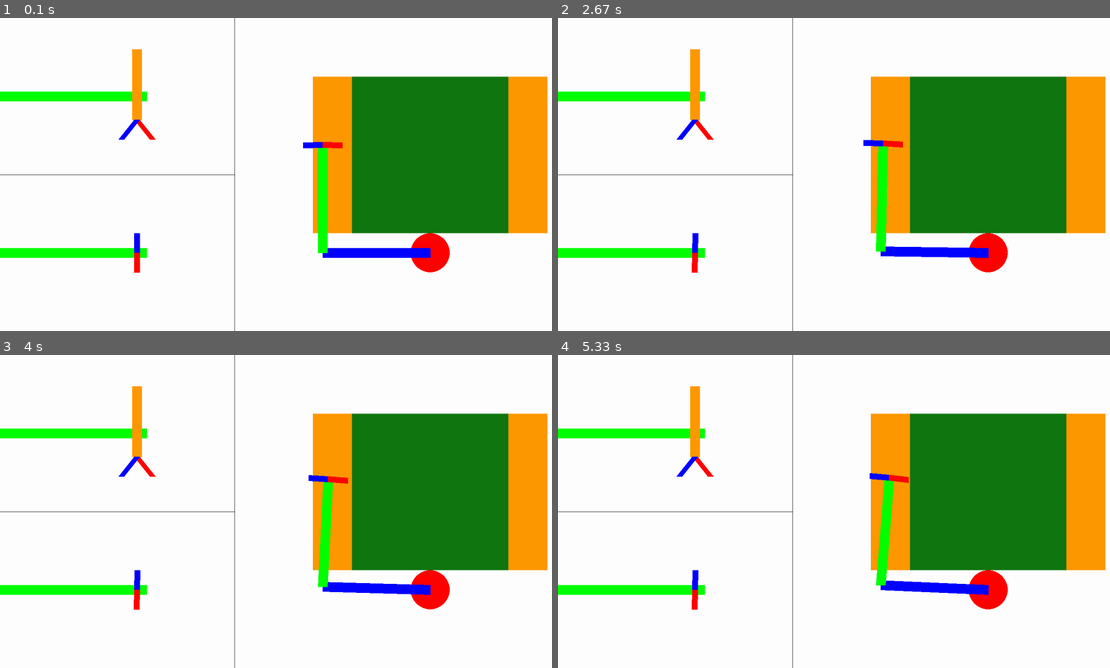
Above: before the commit, frames 1-4 (two rows, left to right).
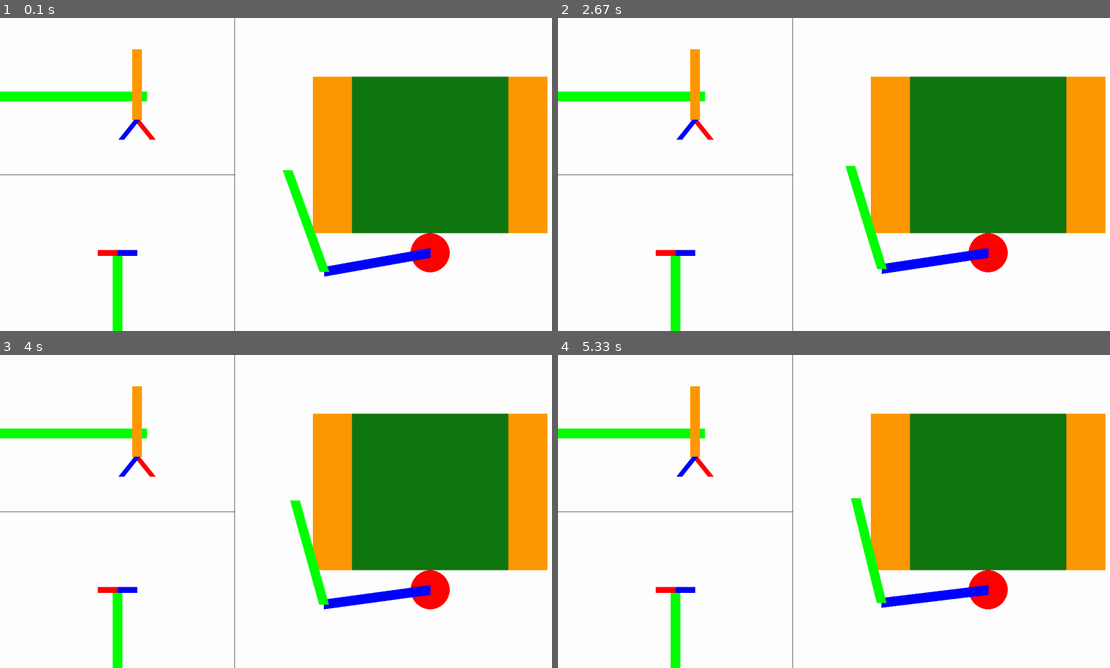
Above: after the commit, the same moments.

Repository: XCoret/R2-MINO
Game: pygame game, started from code/pygameSimulationMovement.py
The game is run twice, just before and just after one commit, with the same random seed, the same clock (stepped at 60 frames per second) and the same inputs.
Inputs:
- Up to frame 1 (0.1 s): no input
- Up to frame 2 (2.67 s): hold Left 0.33-0.87 s; hold Down 0.9-1.2 s; hold Left 1.23-1.63 s; hold Up 1.67-2.03 s; hold Right from 2.07 s (still down)
- Up to frame 3 (4 s): release Right at 2.7 s; hold Down 2.73-3.1 s
- Up to frame 4 (5.33 s): no input

The runs differ from the first frame. In frame 1, 3.7% of the frame differs, in the area x 0-78%, y 39-100%; in frame 2, 3.7%; in frame 3, 3.6%; in frame 4, 3.6%.

Commit message:
Millora d'usabilitat de la simulació del moviment

Diff:
--- a/code/moviment.py
+++ b/code/moviment.py
@@ -12,8 +12,8 @@
     ARM_2 = 27.5
     OPEN_DEGREES = 0
     CLOSE_DEGREES = 45
-    IDLE_X = 180
-    IDLE_Y = 90
+    IDLE_X = 190
+    IDLE_Y = 100
     LIFT_VALUE= 360
     IDLE_TOOL = 180
 
@@ -56,25 +56,15 @@
         else:
             return self.CLOSE_DEGREES
 
-    def operateToolRotate(self, direction, angulo1, angulo2, angulo3):
-        baseX = self.ARM_1 * math.cos(math.radians(angulo1))
-        baseY = self.ARM_1 * math.sin(math.radians(angulo2+180))
-
-        toolX = self.ARM_2 * math.cos(math.radians(angulo1 + angulo2 + 180))  + baseX
-        toolY = self.ARM_2 * math.sin(math.radians(angulo1 + angulo2 + 360)) + baseY
-
-        x = round(toolX) - round(baseX)
-        y = round(toolY) - round(baseY)
-        degree =  math.degrees(math.atan2(y, x))
-
+    def operateToolRotate(self, direction):
         if (direction == "N"):
-            return (90 - angulo1 - angulo2 +180 +180) %360
+            return 270
         elif (direction == "S"):
-            return 270 - angulo1 - angulo2
+            return 90
         elif (direction == "E"):
-            return 0 - angulo1 - angulo2
+            return 0
         elif (direction == "W"):
-            return 180 - angulo1 - angulo2
+            return 180
 
     def operateToolLift(self, isLift):
         if(isLift):
@@ -90,9 +80,9 @@
 
     def signalPlayer(self, player):
         if (player == "h"):
-            return (25, 25)
+            return self.calculate_movement(25, 25)
         elif (player == "r"):
-            return (-25, 25)
+            return self.calculate_movement(-25, 25)
 
 ''' test that will be on calcul module '''
 #c = C()
--- a/code/pygameSimulationMovement.py
+++ b/code/pygameSimulationMovement.py
@@ -65,10 +65,10 @@
 ## INIT ##
 
 pygame.init()
-mov = C()
+m = C()
 pWindow= pygame.display.set_mode((widthW,heightW), pygame.RESIZABLE)
 pygame.display.set_caption("R2-MINO")
-degreeA, degreeB = mov.idlePosition()
+degreeA, degreeB = m.idlePosition()
 next_degreeA = degreeA
 next_degreeB = degreeB
 next_toolCompensation = toolCompensation
@@ -88,9 +88,6 @@
 
 ## CALCULATE FUNCTIONS ##
 
-def resetDegrees():
-    return mov.idlePosition()
-
 def calculateFirstArm():
     x = lenghtA * math.cos(math.radians(degreeA)) + baseX
     y = lenghtA * math.sin(math.radians(degreeA+180)) + baseY
@@ -139,7 +136,7 @@
     pygame.draw.line(pWindow, green, (0,round(heightRow/2)), (375,round(heightRow/2)), widthB)
 
 def printSecondCell():
-    pygame.draw.line(pWindow, green, (0,heightRow+round(heightRow/2)), (375,heightRow+round(heightRow/2)), widthB)
+    pygame.draw.line(pWindow, green, (widthColumn/2,heightW), (widthColumn/2,heightRow+round(heightRow/2)), widthB)
 
 def printLiftTool(actualHeight):
     pygame.draw.line(pWindow, orange, (350,actualHeight+20), (350,actualHeight+lengthC), widthB)
@@ -149,104 +146,180 @@
     pygame.draw.line(pWindow, blue, (350,actualHeight+lengthC), (350-actualOpening,actualHeight+lengthC+50), 15)
 
 def printToolCell2(degree):
-    centerX = 350
+    centerX = widthColumn/2
     centerY = round(heightRow+(heightRow/2))
     lenghtTool = 50
-    blueX = lenghtTool * math.cos(math.radians(degree+90)) + 350
-    blueY = lenghtTool * math.sin(math.radians(degree+90)) + lengthC + heightRow
-    redX = lenghtTool * math.cos(math.radians(degree-90)) + 350
-    redY =  lenghtTool * math.sin(math.radians(degree-90)) + lengthC + heightRow
+    blueX = lenghtTool * math.cos(math.radians(degree+180)) + centerX
+    blueY = lenghtTool * math.sin(math.radians(degree+180)) + lengthC + heightRow
+    redX = lenghtTool * math.cos(math.radians(degree)) + centerX
+    redY =  lenghtTool * math.sin(math.radians(degree)) + lengthC + heightRow
     pygame.draw.line(pWindow, blue, (round(blueX),round(blueY)), (centerX,centerY), 15)
     pygame.draw.line(pWindow, red, (round(redX),round(redY)), (centerX,centerY), 15)
 
-def printToolPrincipal(degree):
-    centerX, centerY = calculateSecondArm()
-
-    lenghtTool = 50
-    blueX = lenghtTool * math.cos(math.radians(calculateToolAngleForPrint()+90)) + centerX
-    blueY = lenghtTool * math.sin(math.radians(calculateToolAngleForPrint()+90)) + centerY
-    redX = lenghtTool * math.cos(math.radians(calculateToolAngleForPrint()-90)) + centerX
-    redY =  lenghtTool * math.sin(math.radians(calculateToolAngleForPrint()-90)) + centerY
-    pygame.draw.line(pWindow, blue, (round(blueX),round(blueY)), (centerX,centerY), 15)
-    pygame.draw.line(pWindow, red, (round(redX),round(redY)), (centerX,centerY), 15)
-
+##def printToolPrincipal(degree):
+##    centerX, centerY = calculateSecondArm()
+##
+##    lenghtTool = 50
+##    blueX = lenghtTool * math.cos(math.radians(calculateToolAngleForPrint()+90)) + centerX
+##    blueY = lenghtTool * math.sin(math.radians(calculateToolAngleForPrint()+90)) + centerY
+##    redX = lenghtTool * math.cos(math.radians(calculateToolAngleForPrint()-90)) + centerX
+##    redY =  lenghtTool * math.sin(math.radians(calculateToolAngleForPrint()-90)) + centerY
+##    pygame.draw.line(pWindow, blue, (round(blueX),round(blueY)), (centerX,centerY), 15)
+##    pygame.draw.line(pWindow, red, (round(redX),round(redY)), (centerX,centerY), 15)
+
+def printRutine():
+    global AposX, AposY, BposX, BposY
+    printGrid()
+    drawTable()
+    pygame.draw.circle(pWindow, red, (baseX,baseY), baseRadius)
+
+    (AposX,AposY) = calculateFirstArm()
+    pygame.draw.line(pWindow, blue, (baseX,baseY), (round(AposX),round(AposY)), widthA)
+
+    (BposX,BposY) = calculateSecondArm()
+    pygame.draw.line(pWindow, green, (round(AposX),round(AposY)), (round(BposX),round(BposY)), widthB)
+
+    #printToolPrincipal(calculateIdleDegreeTool())
+
+    printFirstCell()
+    printLiftTool(actualHeight)
+    printTool(actualHeight, actualOpening)
+
+    printSecondCell()
+    printToolCell2(degreeTool)
+    calculateSecondArmAngle()
 
 
 
 ## MOVEMENT FUNCTIONS ##
 
-def goTo(goX, goY, isIdle):
+def goTo(goX, goY, isDegree):
     global next_degreeA
     global next_degreeB
-    if isIdle:
-        next_degreeA, next_degreeB = resetDegrees()
+    global degreeA
+    global degreeB
+
+    armAReady = False
+    armBReady = False
+
+    if isDegree:
+        next_degreeA, next_degreeB = goX, goY
     else:
-        next_degreeA, next_degreeB = mov.calculate_movement(goX, goY)
+        next_degreeA, next_degreeB = m.calculate_movement(goX, goY)
+
+    while (not armAReady or not armBReady):
+        printRutine()
+
+        ## Gradual increment of degreeA
+        if round(degreeA,2) != next_degreeA:
+            if(degreeA < next_degreeA):
+                degreeA +=0.01
+
+            else:
+                degreeA -=0.01
+        else:
+            armAReady = True
+
+        ## Gradual increment of degreeB
+        if round(degreeB,2) != next_degreeB:
+            if(degreeB < next_degreeB):
+                degreeB +=0.01
+            else:
+                degreeB -=0.01
+        else:
+            armBReady = True
+
+        pygame.display.update()
+
+def openTool():
+    global actualOpening
+
+    while True:
+        printRutine()
+        if(actualOpening < maxOpening):
+            actualOpening +=0.05
+        else:
+            pygame.display.update()
+            break
+        pygame.display.update()
+
+def closeTool():
+    global actualOpening
+
+    while True:
+        printRutine()
+        if(actualOpening > minOpening):
+            actualOpening -=0.05
+        else:
+            pygame.display.update()
+            break
+        pygame.display.update()
 
 def upTool():
     global actualHeight
-    global isDown
-    if(actualHeight > maxHeight and isDown):
-        actualHeight -=0.05
-        return True
-    else:
-        isDown = False
-        return False
+
+    while True:
+        printRutine()
+        if(actualHeight > maxHeight):
+            actualHeight -=0.05
+        else:
+            pygame.display.update()
+            break
+        pygame.display.update()
 
 def downTool():
     global actualHeight
-    global isDown
-    if(actualHeight < minHeight and not isDown):
-        actualHeight +=0.05
-        return True
-    else:
-        isDown = True
-        return False
-
-def openTool():
-    global actualOpening
-    if(actualOpening < maxOpening):
-        actualOpening +=0.05
-        return True
-    else:
-        return False
-
-def closeTool():
-    global actualOpening
-    if(actualOpening > minOpening):
-        actualOpening -=0.05
-        return True
-    else:
-        return False
-
-def rotateTool():
-
-    return False
-
-def catch():
-    global hasStartedCatch
-
-    if downTool():
-        return True
-    elif closeTool():
-        return True
-    elif upTool():
-        return True
-    else:
-        hasStartedCatch = False
-        return False
-
-def drop():
-    global hasStartedDrop
-    if downTool():
-        return True
-    elif openTool():
-        return True
-    elif upTool():
-        return True
-    else:
-        hasStartedDrop = False
-        return False
+
+    while True:
+        printRutine()
+        if(actualHeight < minHeight):
+            actualHeight +=0.05
+        else:
+            pygame.display.update()
+            break
+        pygame.display.update()
+
+def rotateTool(orientation):
+    global degreeTool
+    next_degreeTool = m.operateToolRotate(orientation)
+
+    while True:
+        printRutine()
+        if round(degreeTool,2) != round(next_degreeTool,2):
+            if(degreeTool < next_degreeTool):
+                degreeTool +=0.05
+            else:
+                degreeTool -=0.05
+        else:
+            pygame.display.update()
+            break
+        pygame.display.update()
+
+def goIdle():
+    x, y = m.idlePosition()
+    goTo(x, y, True)
+
+def goSignalPlayer(player):
+    x, y = m.signalPlayer(player)
+    goTo(x, y, True)
+    closeTool()
+    openTool()
+    closeTool()
+    openTool()
+
+def catch(pX, pY, orientation):
+    goTo(pX, pY, False)
+    rotateTool(orientation)
+    downTool()
+    closeTool()
+    upTool()
+
+def drop(pX, pY, orientation):
+    goTo(pX, pY, False)
+    rotateTool(orientation)
+    downTool()
+    openTool()
+    upTool()
 
 ## TESTS ##
 def test1():
@@ -299,28 +372,8 @@
 ## MAIN ##
 
 while True:
-    printGrid()
-    drawTable()
-    pygame.draw.circle(pWindow, red, (baseX,baseY), baseRadius)
-
-    (AposX,AposY) = calculateFirstArm()
-    pygame.draw.line(pWindow, blue, (baseX,baseY), (round(AposX),round(AposY)), widthA)
-
-    (BposX,BposY) = calculateSecondArm()
-    pygame.draw.line(pWindow, green, (round(AposX),round(AposY)), (round(BposX),round(BposY)), widthB)
-
-    printToolPrincipal(calculateIdleDegreeTool())
-
-    printFirstCell()
-    printLiftTool(actualHeight)
-    printTool(actualHeight, actualOpening)
-
-    printSecondCell()
-    printToolCell2(degreeTool)
-    calculateSecondArmAngle()
-
+    printRutine()
     #wtf()
-
 
     for pEvent in pygame.event.get():
         if pEvent.type == QUIT:
@@ -331,75 +384,88 @@
 
             # Test 2: movement + idle
             if pEvent.key == K_LEFT:
-                next_degreeA, next_degreeB = test2(setIdle)
-                hasStartedCatch = False
-                hasStartedDrop = False
-                if setIdle:
-                    setIdle = False
-                else:
-                    count_test2 +=1
-                    setIdle = True
-                if count_test2>4:
-                    count_test2 = 0
-
-            # Test 1: movement
-            elif pEvent.key == K_RIGHT:
-                next_degreeA, next_degreeB = test1()
-                calculateSlide(next_degreeA, next_degreeB)
-                count_test1 +=1
-                if count_test1>7:
-                    count_test1 = 0
-
-            # Test 3: catch + drop
-            if pEvent.key == K_UP:
-                test3()
-                count_test3 +=1
-                if count_test3>2:
-                    count_test3 = 0
-
-            # Test 4: tool
-            elif pEvent.key == K_DOWN:
-                test4()
-                count_test4 +=1
-                if count_test4>6:
-                    count_test4 = 0
-        ## END KEY controls
-
-
-    ## Gradual increment of degreeA
-    if round(degreeA,2) != next_degreeA:
-        armAReady = False
-        if(degreeA < next_degreeA):
-            degreeA +=0.01
-        else:
-            degreeA -=0.01
-    else:
-        armAReady = True
-
-    ## Gradual increment of degreeB
-    if round(degreeB,2) != next_degreeB:
-        armBReady = False
-        if(degreeB < next_degreeB):
-            degreeB +=0.01
-        else:
-            degreeB -=0.01
-    else:
-        armBReady = True
-
-    ## Gradual increment of compensationTool
-    if round(degreeTool,2) != round(nextDegreeTool,2):
-
-        if(degreeTool < nextDegreeTool):
-            degreeTool +=0.05
-        else:
-            degreeTool -=0.05
-
-
-    ## Flow control
-    if armAReady and armBReady and hasStartedCatch:
-        catch()
-    if armAReady and armBReady and hasStartedDrop:
-        drop()
-
-    ## Window update
+                catch(0, 25, "N")
+                drop(-25, 25, "S")
     pygame.display.update()
+
+##    for pEvent in pygame.event.get():
+##        if pEvent.type == QUIT:
+##            pygame.quit()
+##            sys.exit()
+##        ## KEY controls
+##        elif pEvent.type == pygame.KEYDOWN:
+##
+##            # Test 2: movement + idle
+##            if pEvent.key == K_LEFT:
+##                next_degreeA, next_degreeB = test2(setIdle)
+##                hasStartedCatch = False
+##                hasStartedDrop = False
+##                if setIdle:
+##                    setIdle = False
+##                else:
+##                    count_test2 +=1
+##                    setIdle = True
+##                if count_test2>4:
+##                    count_test2 = 0
+##
+##            # Test 1: movement
+##            elif pEvent.key == K_RIGHT:
+##                next_degreeA, next_degreeB = test1()
+##                calculateSlide(next_degreeA, next_degreeB)
+##                count_test1 +=1
+##                if count_test1>7:
+##                    count_test1 = 0
+##
+##            # Test 3: catch + drop
+##            if pEvent.key == K_UP:
+##                test3()
+##                count_test3 +=1
+##                if count_test3>2:
+##                    count_test3 = 0
+##
+##            # Test 4: tool
+##            elif pEvent.key == K_DOWN:
+##                test4()
+##                count_test4 +=1
+##                if count_test4>6:
+##                    count_test4 = 0
+##        ## END KEY controls
+##
+##
+##    ## Gradual increment of degreeA
+##    if round(degreeA,2) != next_degreeA:
+##        armAReady = False
+##        if(degreeA < next_degreeA):
+##            degreeA +=0.01
+##        else:
+##            degreeA -=0.01
+##    else:
+##        armAReady = True
+##
+##    ## Gradual increment of degreeB
+##    if round(degreeB,2) != next_degreeB:
+##        armBReady = False
+##        if(degreeB < next_degreeB):
+##            degreeB +=0.01
+##        else:
+##            degreeB -=0.01
+##    else:
+##        armBReady = True
+##
+##    ## Gradual increment of compensationTool
+##    if round(degreeTool,2) != round(nextDegreeTool,2):
+##
+##        if(degreeTool < nextDegreeTool):
+##            degreeTool +=0.05
+##        else:
+##            degreeTool -=0.05
+##
+##
+##    ## Flow control
+##    if armAReady and armBReady and hasStartedCatch:
+##        catch()
+##    if armAReady and armBReady and hasStartedDrop:
+##        drop()
+##
+##    ## Window update
+##    pygame.display.update()
